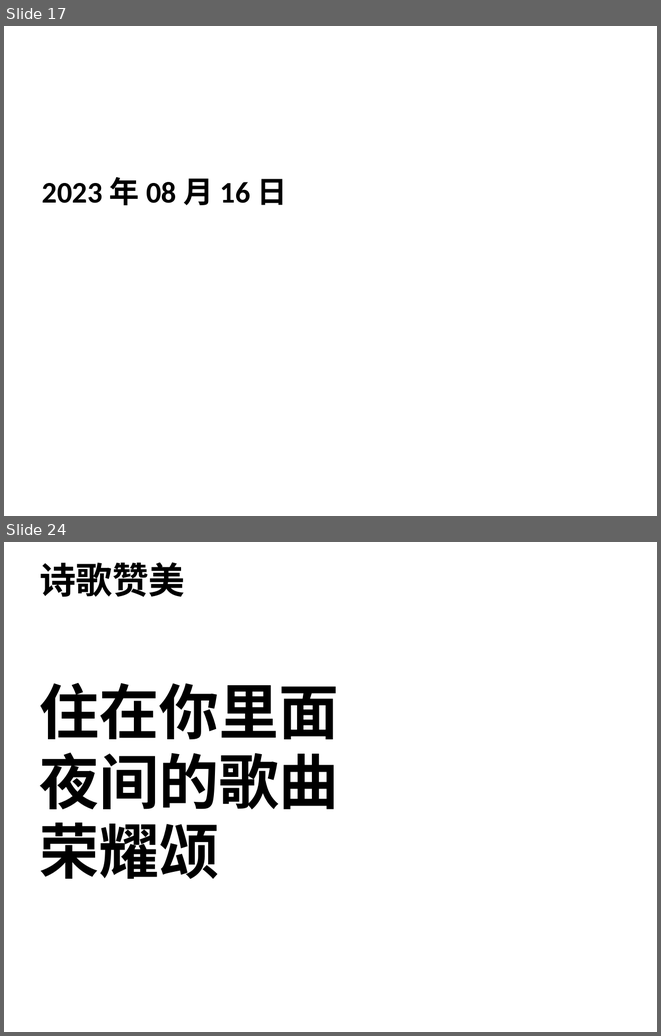
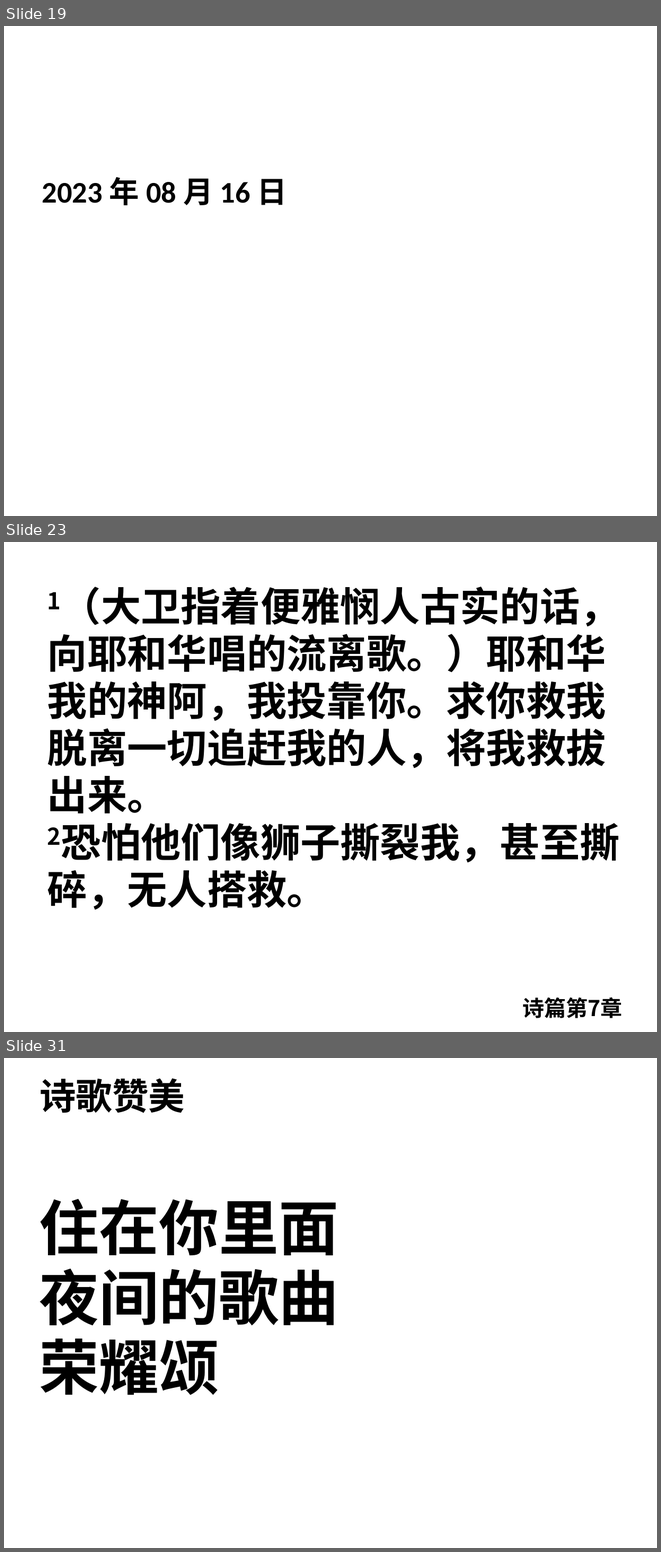
Before and after one commit to jackey-qiu/pyworship, a slide deck: 2023-08-16.pptx. Shown one above the other, each under a label of ours: slides 17 and 24 before the commit, slides 19, 23 and 31 after it; the slides between them are not shown. The pictures are 661x1036 and 661x1552 pixels, drawn with LibreOffice and Linux fonts; fonts in the diff are those of the drawing; background and template pictures are left out. Boxes give left, top, right and bottom in pixels: in the first picture for what was removed or moved away, otherwise in the second. Text is boxed around its words. In the diff, an @@ line names an element or a change of style, - is before the commit and + after.

```diff
--- a/2023-08-16.pptx
+++ b/2023-08-16.pptx
@@ slide 23 added at [4, 542, 657, 1032], background #FFFFFF @@
@@ text added at [47, 587, 620, 909], 44 pt, text #000000, bold @@
+1（大卫指着便雅悯人古实的话，向耶和华唱的流离歌。）耶和华我的神阿，我投靠你。求你救我脱离一切追赶我的人，将我救拔出来。
+2恐怕他们像狮子撕裂我，甚至撕碎，无人搭救。
@@ text added at [522, 997, 623, 1018], 24 pt, text #000000, bold @@
+诗篇第7章
@@ what was slide 17 is now slide 19 @@
@@ what was slide 24 is now slide 31 @@
```
Also in this commit, not shown: 7 slides changed, 10 other slides added, 1 slide removed, 2 other files.
